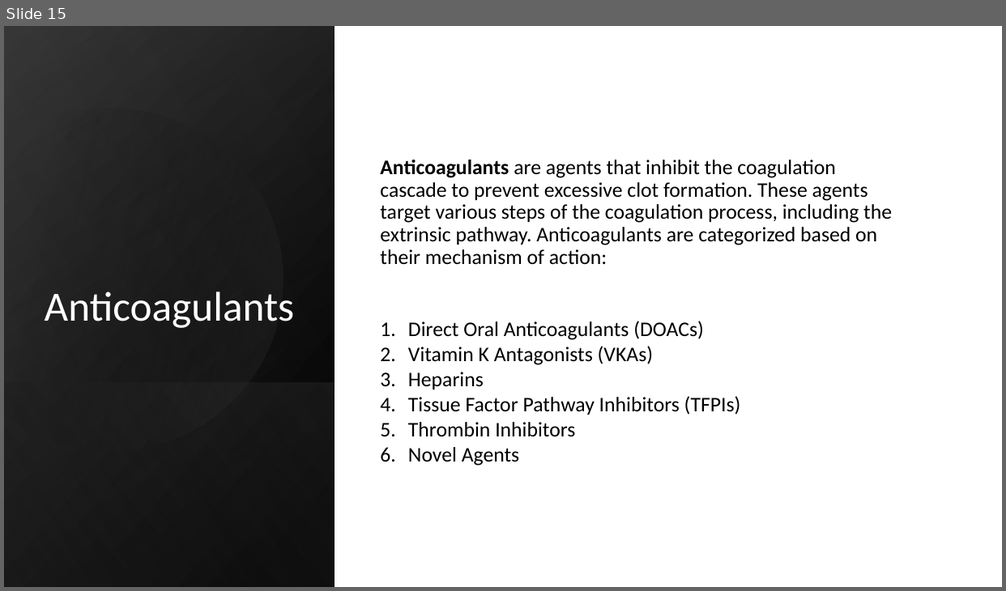
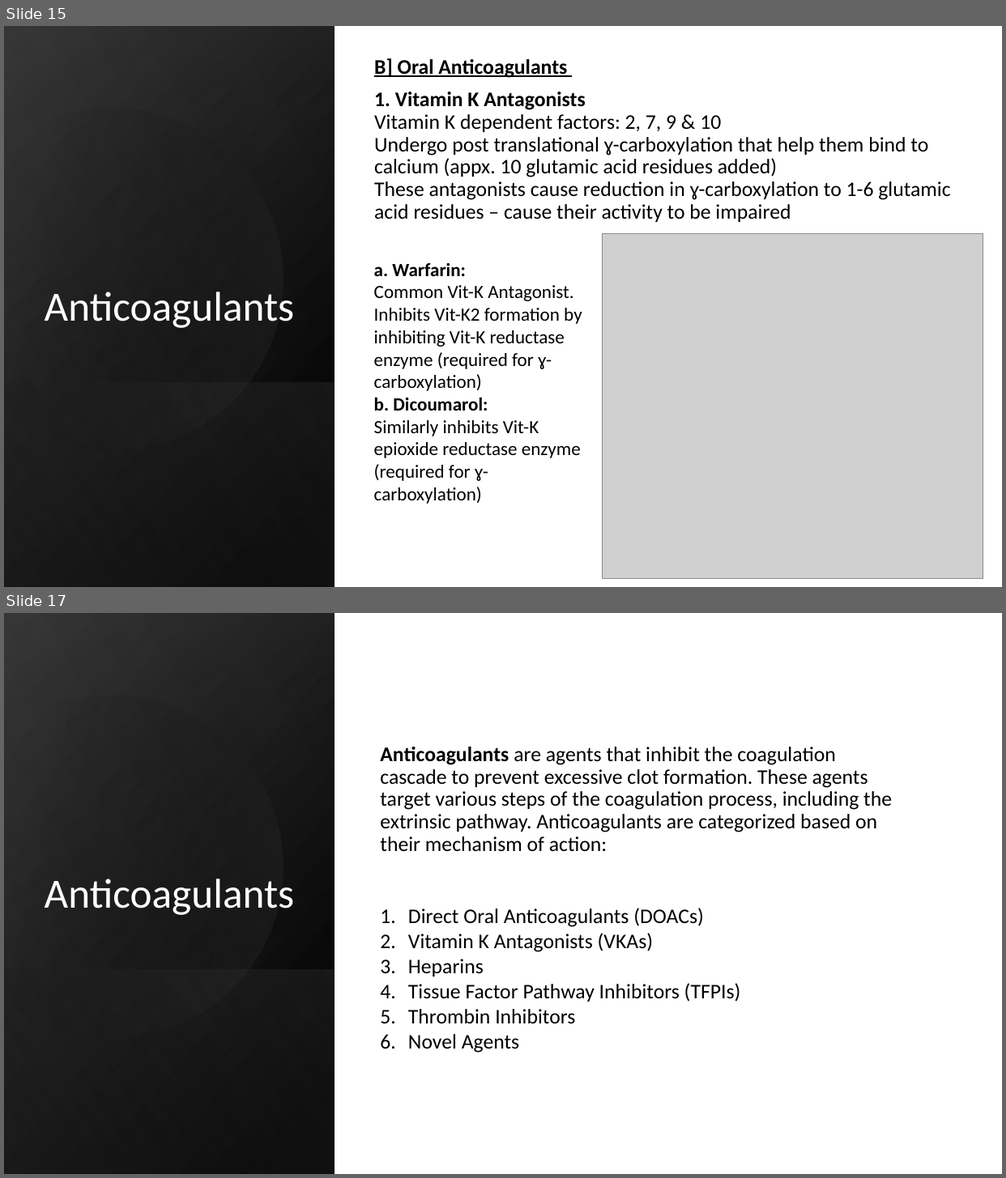
Before and after one commit to RubixStars/RubixTeam, a slide deck: seminar.pptx. Shown one above the other, each under a label of ours: slide 15 before the commit, slides 15 and 17 after it; the slides between them are not shown. The pictures are 1006x591 and 1006x1178 pixels, drawn with LibreOffice and Linux fonts; fonts in the diff are those of the drawing; grey boxes stand for pictures. Boxes give left, top, right and bottom in pixels: in the first picture for what was removed or moved away, otherwise in the second. Text is boxed around its words. In the diff, an @@ line names an element or a change of style, - is before the commit and + after.

```diff
--- a/seminar.pptx
+++ b/seminar.pptx
@@ slide 15 added at (4, 26, 1002, 587), background #FFFFFF @@
@@ rectangle added at (4, 26, 1002, 587), fill #FFFFFF @@
@@ rectangle added at (4, 26, 335, 587), fill gradient #000000 to #2F2F2F @@
@@ rectangle added at (4, 27, 335, 587), fill gradient #000000 to #3F3F3F @@
@@ rectangle added at (4, 26, 335, 587), fill gradient #000000 to #8C8C8C @@
@@ freeform shape added at (4, 68, 324, 485), fill gradient #000000 to #3F3F3F @@
@@ text added at (374, 58, 950, 222), 20 pt, text #000000 @@
+B] Oral Anticoagulants
+1. Vitamin K Antagonists
+Vitamin K dependent factors: 2, 7, 9 & 10
+Undergo post translational ɣ-carboxylation that help them bind to calcium (appx. 10 glutamic acid residues added)
+These antagonists cause reduction in ɣ-carboxylation to 1-6 glutamic acid residues – cause their activity to be impaired
@@ picture added at (602, 234, 982, 579) @@
@@ text added at (374, 263, 582, 504), 18 pt, text #000000 @@
+a. Warfarin:
+Common Vit-K Antagonist. Inhibits Vit-K2 formation by inhibiting Vit-K reductase enzyme (required for ɣ-carboxylation)
+b. Dicoumarol:
+Similarly inhibits Vit-K epioxide reductase enzyme (required for ɣ-carboxylation)
@@ title added at (44, 292, 295, 328), 40 pt, text #FFFFFF @@
+Anticoagulants
@@ rectangle added at (4, 382, 335, 587), fill gradient #3F3F3F to #000000 @@
@@ what was slide 15 is now slide 17 @@
```
Also in this commit, not shown: 2 slides changed, 1 other slide added.
